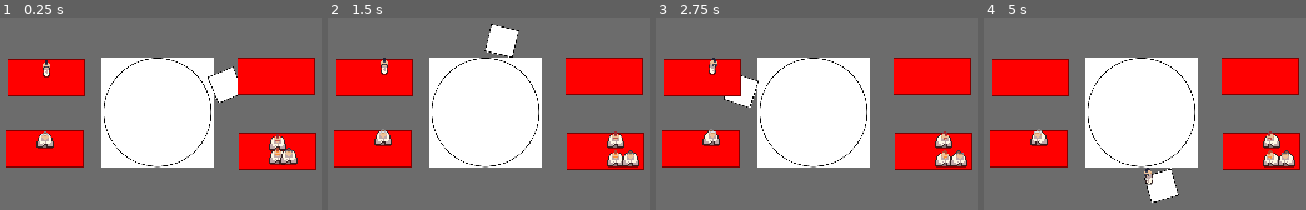
Above: before the commit, frames 1-4 (left to right).
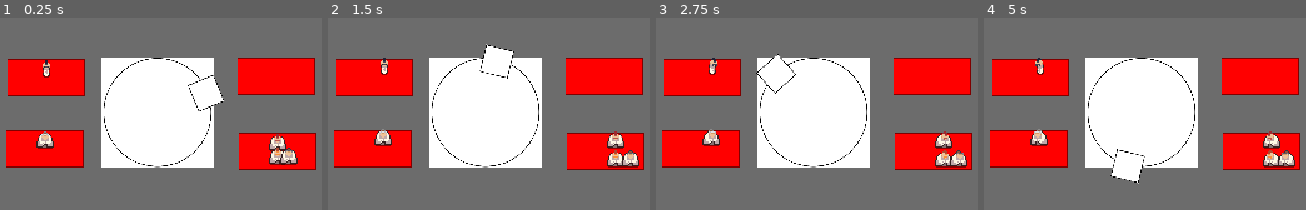
Above: after the commit, the same moments.

Repository: tehelka-gamedev/gmtk-2025
Game: Godot game, scene res://main.tscn
The game is run twice, just before and just after one commit, with the same random seed, the same clock (stepped at 60 frames per second) and the same inputs.
Inputs:
- Up to frame 1 (0.25 s): no input
- Up to frame 2 (1.5 s): tap Enter (open_door) at 0.5, 1.35 s; hold Right (ui_right) 0.53-1.28 s; tap Space (elevator_toggle_movement) at 0.6, 1.25 s; hold Down (ui_down) from 1.28 s (still down)
- Up to frame 3 (2.75 s): release Down (ui_down) at 2.03 s; hold Right (ui_right) from 2.03 s (still down); tap Space (elevator_toggle_movement) at 2.1 s
- Up to frame 4 (5 s): release Right (ui_right) at 2.78 s; hold Up (ui_up) 2.78-3.53 s; tap Enter (open_door) at 2.85, 3.5, 4.35 s; hold Left (ui_left) from 3.53 s (still down); tap Space (elevator_toggle_movement) at 3.6 s

The runs differ from the first frame. In frame 1, 1.1% of the frame differs, in the area x 58-74%, y 25-49%; in frame 2, 1.3%; in frame 3, 1.0%; in frame 4, 2.2%, in the area x 15-61%, y 20-97%.

Commit message:
update main.tscn distance point from center

Diff:
--- a/godot/main.tscn
+++ b/godot/main.tscn
@@ -23,6 +23,7 @@
 
 [node name="Elevator" parent="World" instance=ExtResource("3_7mycd")]
 position = Vector2(332, 186)
+distance_to_pivot_point = 43.0
 speed = 90.0
 
 [node name="Rooms" type="Node2D" parent="."]
